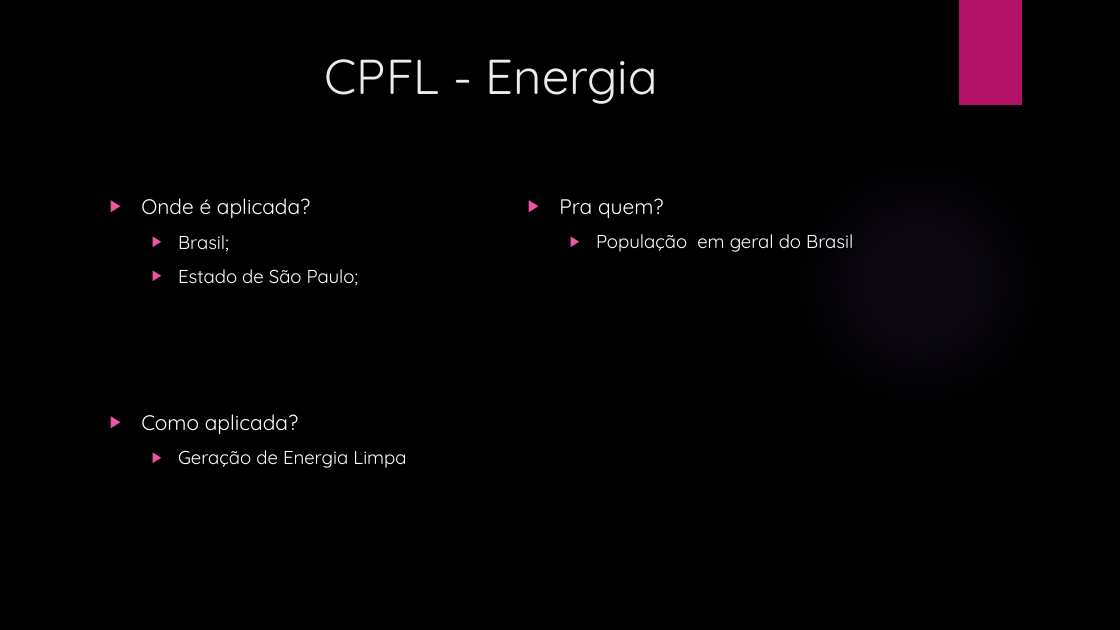
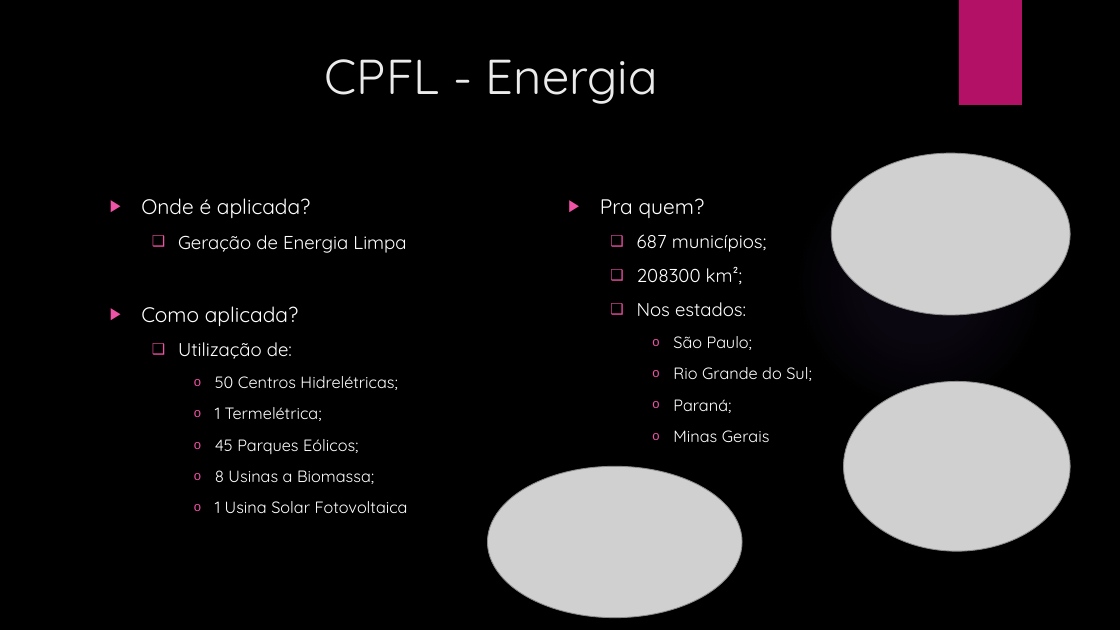
Before and after one commit to VieiraMidas/AulasEC, a slide deck: slide 4 of Ações Beneficentes de Empresas.pptx. Drawn at 1120x630 pixels with LibreOffice and Linux fonts; fonts in the diff are those of the drawing; grey boxes stand for pictures; background and template pictures are left out. Boxes give left, top, right and bottom in pixels: in the first picture for what was removed or moved away, otherwise in the second. Text is boxed around its words. In the diff, an @@ line names an element or a change of style, - is before the commit and + after.

```diff
--- a/Ações Beneficentes de Empresas.pptx
+++ b/Ações Beneficentes de Empresas.pptx
@@ picture added at (832, 153, 1070, 315) @@
@@ text "Pra quem?": place and size @@
-text "Pra quem?" at (559, 198, 853, 252)
+text "Pra quem?" at (600, 198, 812, 442)
@@ text at (178, 235, 406, 253): text changed @@
-  ▶ Brasil;
-  ▶ Estado de São Paulo;
+  ❑ Geração de Energia Limpa
@@ text at (637, 234, 812, 442): text changed; size 16 to 14 pt @@
-  ▶ População em geral do Brasil
+  ❑ 687 municípios;
+  ❑ 208300 km²;
+  ❑ Nos estados:
+    o São Paulo;
+    o Rio Grande do Sul;
+    o Paraná;
+    o Minas Gerais
@@ text at (178, 342, 408, 513): text changed; size 16 to 14 pt @@
-  ▶ Geração de Energia Limpa
+  ❑ Utilização de:
+    o 50 Centros Hidrelétricas;
+    o 1 Termelétrica;
+    o 45 Parques Eólicos;
+    o 8 Usinas a Biomassa;
+    o 1 Usina Solar Fotovoltaica
@@ picture added at (844, 381, 1070, 551) @@
@@ picture added at (487, 466, 742, 618) @@
```
Also in this commit, not shown: 5 other slides changed.
